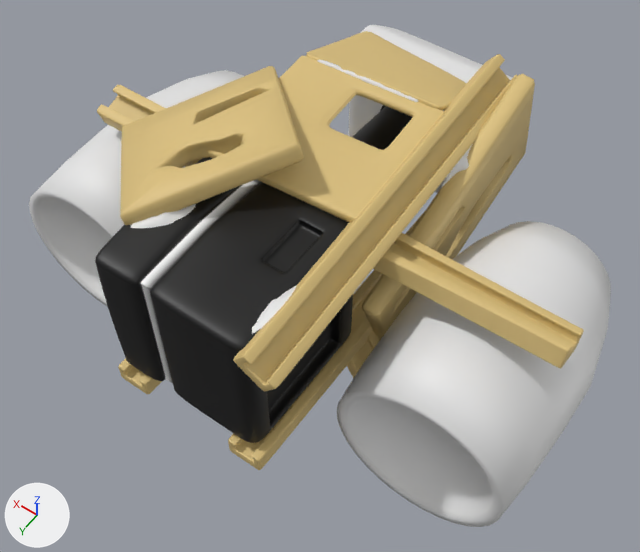
A saved change to the Blender file Assets/BlenderModels/ScrapShip.blend.
Rendered twice from a camera (50 mm lens) standing at (-4.23, 5.81, 9.15) and looking at (-0.2, 0.16, 0.27). Arrows for +X, +Y and +Z are at lower left; the lights stay in place.
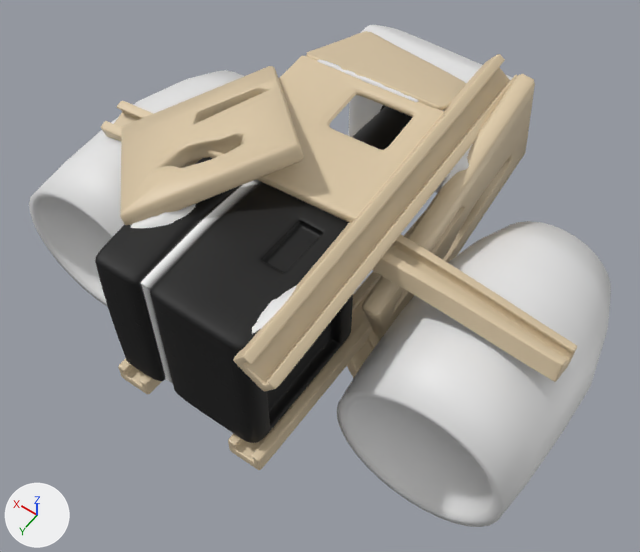
What differs and where, as boxes (x1, y1, x2, y2) in the pictures (640 x 552 px):
'Cube.003', recoloured: (233, 54, 518, 392) in both
'Cube.006', recoloured (yellow to beige): (120, 66, 304, 226) in both
'Cube.004', recoloured (yellow to beige): (207, 55, 445, 223) in both
'Cube.007', recoloured, reshaped: before (97, 85, 584, 368); after (101, 101, 577, 382)
'Cube.005', recoloured: (362, 74, 535, 340) in both
'Plane', recoloured (yellow to beige): (306, 31, 467, 110) in both
'Cube.002', recoloured: (228, 210, 426, 470) in both
'Cube', recoloured (yellow to beige): (118, 358, 162, 394) in both
'Cube.008', recoloured: (344, 330, 380, 378) in both

Patch to the scene script:
```diff
--- a/Assets/BlenderModels/ScrapShip.blend.py
+++ b/Assets/BlenderModels/ScrapShip.blend.py
@@ mat_scrap @@
 n5 = _N.new('ShaderNodeBsdfPrincipled'); n5.name = 'Principled BSDF'
 n5.subsurface_method = 'RANDOM_WALK_SKIN'
-n5.inputs[0].default_value = (0.719, 0.532, 0.209, 1.0)  # 'Base Color', yellow #dcc17e
+n5.inputs[0].default_value = (0.719, 0.581, 0.388, 1.0)  # 'Base Color', beige #dcc9a7
 n5.inputs[2].default_value = 0.573  # 'Roughness'
@@ me_cube_010 @@
 # used by ob_cube_007; location = (-0.28, 0.36, 1.7); rotation_euler = (0.0, 0.0, 1.571), in degrees (0, 0, 90)
-me_cube_010.from_pydata(...)  # 578 vertices, 576 faces; spans x -0.27..0.27, y -3.19..3.16, z -0.2..0.2
+me_cube_010.from_pydata(...)  # 578 vertices, 576 faces; spans x -0.27..0.27, y -3.19..3.16, z -0.49..0.14
+# me_cube_010 part 1: 548 of 578 vertices moved; they spanned x -0.27..0.27, y -3.19..3.16, z -0.2..0.2 and now span x -0.27..0.27, y -3.19..3.16, z -0.49..0.14; mean shift (0.0, 0.0, -0.14); largest move (-0.11, 3.16, -0.04) -> (-0.11, 3.16, -0.36)
 me_cube_010.materials.append(mat_scrap)
```
